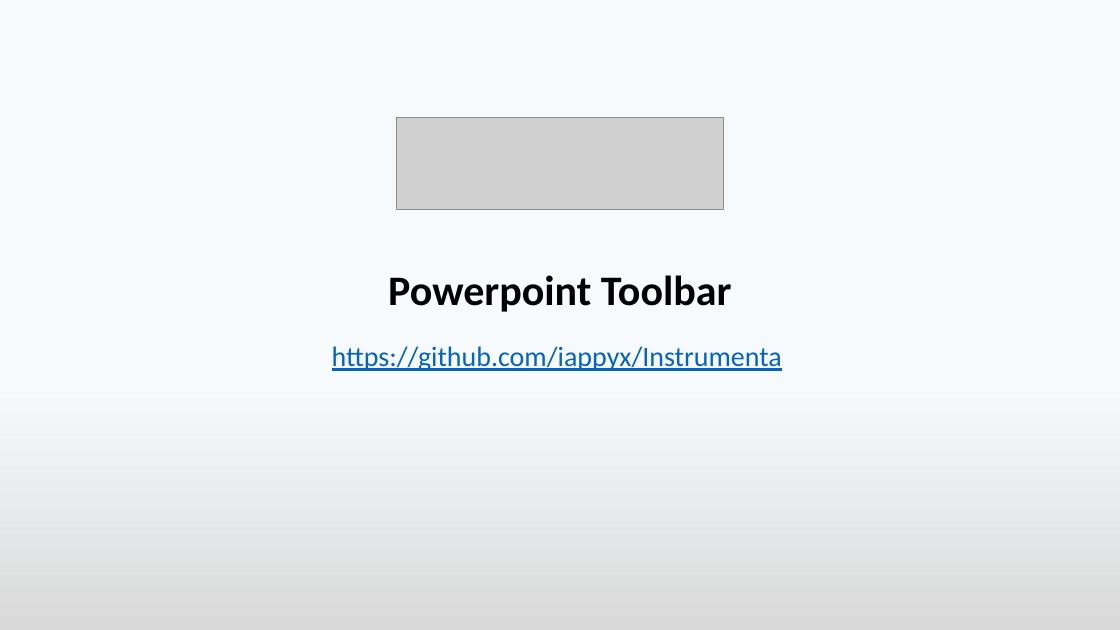
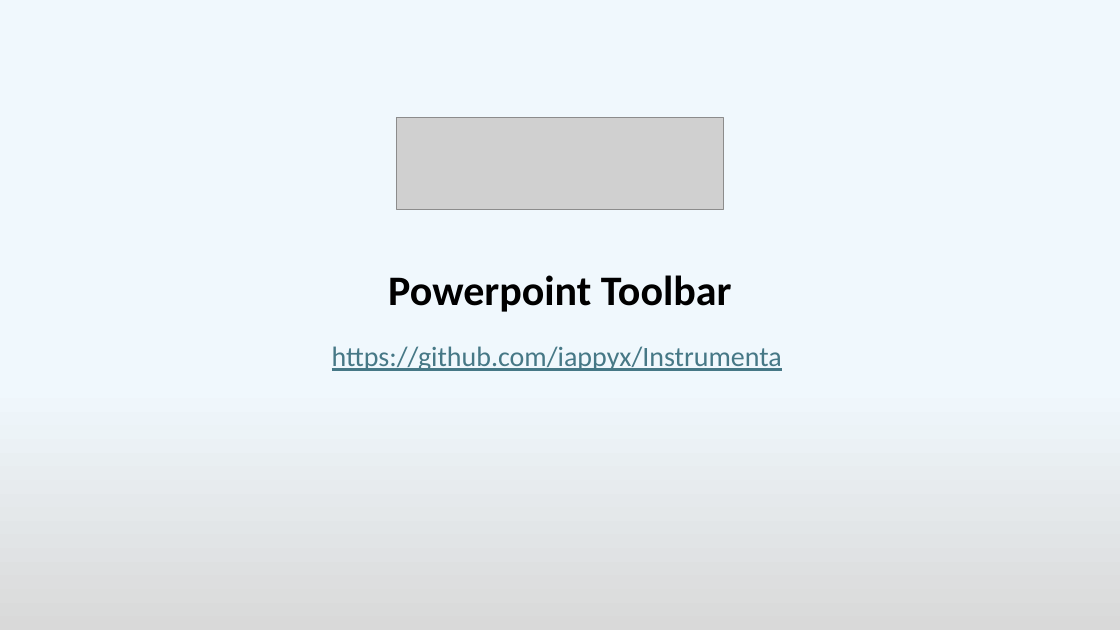
Before and after one commit to iappyx/Instrumenta, a slide deck: slide 1 of src/InstrumentaPowerpointToolbar.pptm. Drawn at 1120x630 pixels with LibreOffice and Linux fonts; fonts in the diff are those of the drawing; grey boxes stand for pictures. Boxes give left, top, right and bottom in pixels: in the first picture for what was removed or moved away, otherwise in the second. Text is boxed around its words. In the diff, an @@ line names an element or a change of style, - is before the commit and + after.

Commit message:
v.1.58 Stylesheets, move to master and fix for #78
Major new features in the latest beta:
- Support for master stylesheets with Heading 1-3, Paragraph, Quote, and five custom shape/text styles you can apply across your slides. Stylesheets become part of the master slides of your deck and can be reused (supports import and export). They can be applied to full shapes or to selected text.
- Move or copy a shape to the master slide or all master slides
- Fix for #78. Split by paragraph and merge text tools should now work as expected without errors

```diff
--- a/src/InstrumentaPowerpointToolbar.pptm
+++ b/src/InstrumentaPowerpointToolbar.pptm
@@ background gradient #F7FAFD to #D9D9D9 to gradient #F0F8FD to #D9D9D9 @@
@@ subtitle "https://github.com/iappyx/Instrumenta" at (332, 346, 782, 371): text colour #0563C1 to #467886 @@
```
Also in this commit, not shown: 11 other files.
